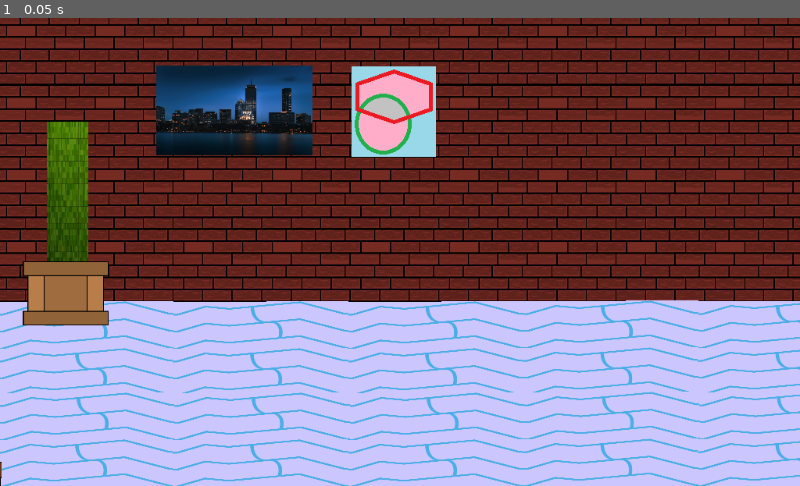
Above: before the commit, frame 1.
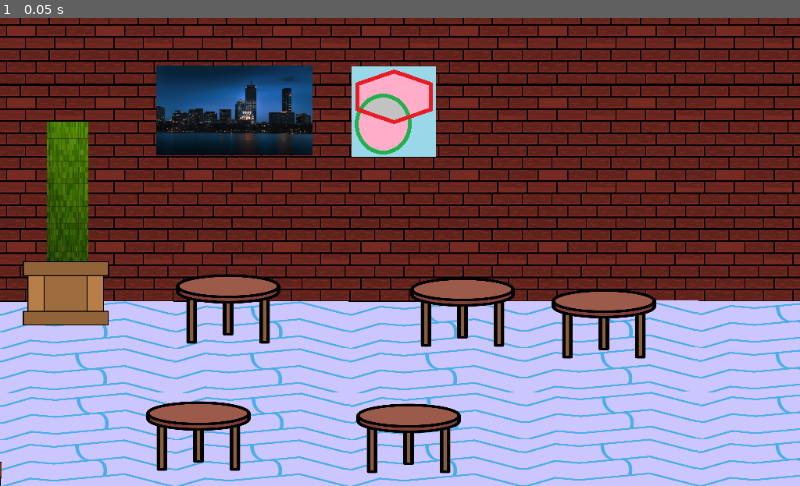
Above: after the commit, the same moment.

Repository: AGarciaNY/impossible_five_game_jam2023
Game: Godot game, scene res://kitchen/kitchen.tscn
The game is run twice, just before and just after one commit, with the same random seed, the same clock (stepped at 60 frames per second) and the same inputs. This scene is started directly instead of the project's main scene.
Inputs:
- Up to frame 1 (0.05 s): no input

The runs differ from the first frame. In frame 1, 5.2% of the frame differs, in the area x 18-83%, y 54-98%.

Commit message:
feat: saved the kitchen pngs

Diff:
--- a/kitchen/kitchen.tscn
+++ b/kitchen/kitchen.tscn
@@ -9,6 +9,8 @@
 [ext_resource path="res://jam assets/art/door.png" type="Texture" id=7]
 [ext_resource path="res://jam assets/art/crate.png" type="Texture" id=8]
 [ext_resource path="res://jam assets/art/widemoore.png" type="Texture" id=9]
+[ext_resource path="res://jam assets/art/1kitchen.png" type="Texture" id=10]
+[ext_resource path="res://jam assets/art/1circle-table.png" type="Texture" id=11]
 
 [sub_resource type="TileSet" id=1]
 0/name = "bricks.png 0"
@@ -80,6 +82,8 @@
 [sub_resource type="RectangleShape2D" id=5]
 extents = Vector2( 78.6038, 537.698 )
 
+[sub_resource type="AnimatedTexture" id=6]
+
 [node name="Node" type="Node"]
 __meta__ = {
 "_edit_vertical_guides_": [ 2221.0 ]
@@ -489,3 +493,36 @@
 [node name="CollisionShape2D4" type="CollisionShape2D" parent="Wall Colliders"]
 position = Vector2( 2343.68, 406.786 )
 shape = SubResource( 5 )
+
+[node name="1Circle-table" type="Sprite" parent="."]
+position = Vector2( 477, 554 )
+scale = Vector2( 0.27832, 0.213867 )
+texture = ExtResource( 11 )
+offset = Vector2( -801.235, -84.1643 )
+
+[node name="1Circle-table2" type="Sprite" parent="."]
+position = Vector2( 592, 377 )
+scale = Vector2( 0.27832, 0.213867 )
+texture = ExtResource( 11 )
+
+[node name="1Circle-table3" type="Sprite" parent="."]
+position = Vector2( 292, 373 )
+scale = Vector2( 0.27832, 0.213867 )
+texture = ExtResource( 11 )
+
+[node name="1Circle-table4" type="Sprite" parent="."]
+position = Vector2( 773, 392 )
+scale = Vector2( 0.27832, 0.213867 )
+texture = ExtResource( 11 )
+
+[node name="1Circle-table5" type="Sprite" parent="."]
+position = Vector2( 523, 539 )
+scale = Vector2( 0.27832, 0.213867 )
+texture = ExtResource( 11 )
+
+[node name="Sprite" type="Sprite" parent="."]
+position = Vector2( -645, 43 )
+scale = Vector2( 1.9, 1.265 )
+texture = ExtResource( 10 )
+normal_map = SubResource( 6 )
+region_rect = Rect2( 46, 27, 11, 3 )
Not shown: 1 places in kitchen/kitchen.tscn that only renumber resources
